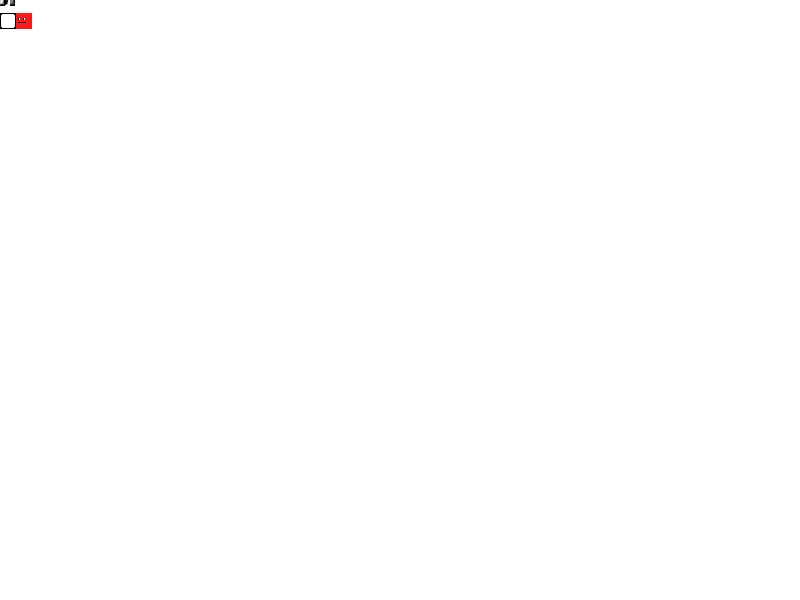
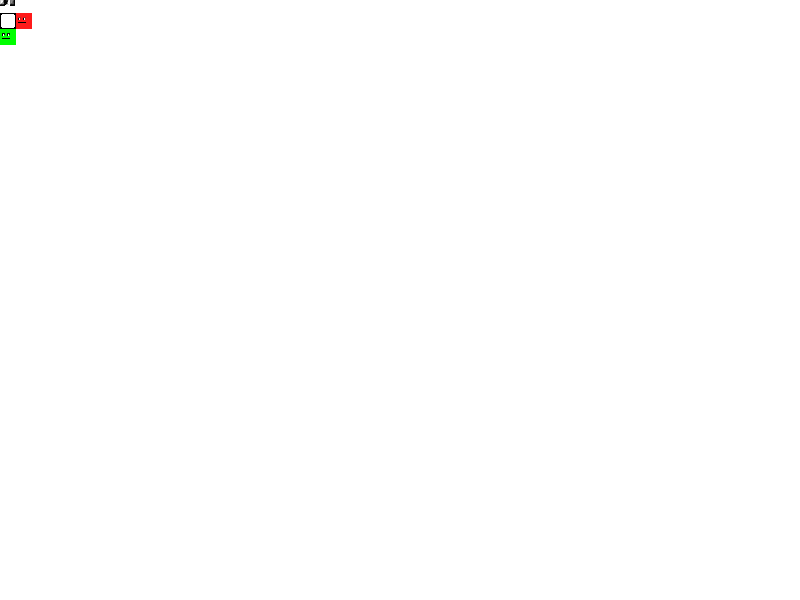
Layer changes from the first w=800, h=600 image to the second:
painted on "SpriteSheet.png" over [0, 29, 16, 45]
